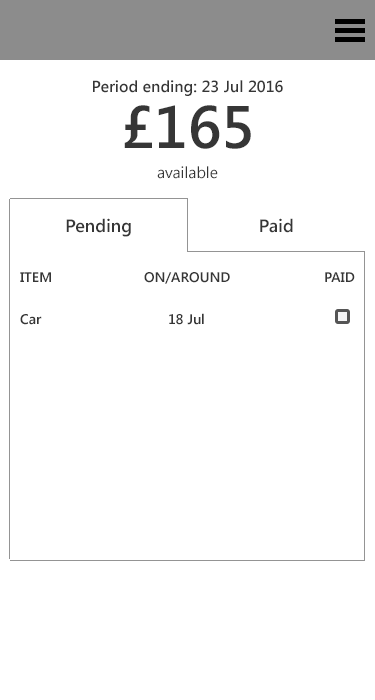
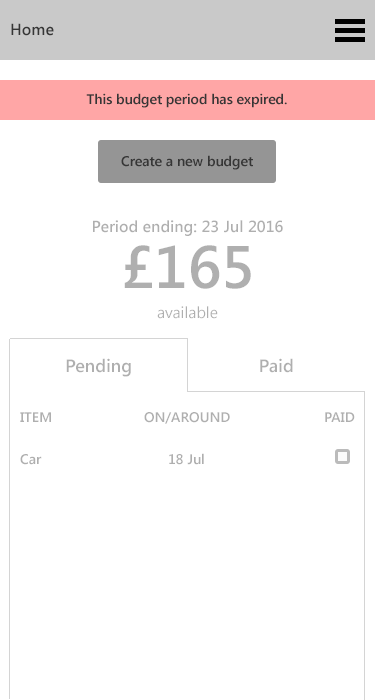
Layers edited between the first and the second w=375, h=700 image:
added group "home-existing-expired" with 23 layers above "home-existing-current" over left=0, top=23, right=375, bottom=700
added group "expired message" with 4 layers in group "home-existing-expired" over left=0, top=80, right=375, bottom=183
added layer "Rounded Rectangle 2" in group "expired message" over left=98, top=140, right=276, bottom=183
added layer "Rectangle 2" in group "expired message" over left=0, top=80, right=375, bottom=120
added group "outgoings" (1st of 2, in "home-existing-expired") (40%) with 14 layers in group "home-existing-expired" over left=9, top=338, right=365, bottom=700
added group "pending" (1st of 2, in "home-existing-expired" › "outgoings") with 5 layers in group "outgoings" over left=20, top=358, right=350, bottom=465
added group "item" (1st of 2, in "home-existing-expired" › "outgoings" › "pending") with 3 layers in group "pending" over left=20, top=449, right=350, bottom=465
added group "boxes" (1st of 2, in "home-existing-expired" › "outgoings") with 1 layers in group "outgoings" over left=9, top=338, right=365, bottom=700
added layer "outline" (1st of 2, in "home-existing-expired" › "outgoings" › "boxes") in group "boxes" over left=9, top=338, right=365, bottom=700
added group "banner" (1st of 2, in "home-existing-expired") (40%) with 1 layers in group "home-existing-expired" over left=93, top=220, right=283, bottom=319
added layer "Period ending: 23 Jul 2016 £165 available" (1st of 2, in "home-existing-expired" › "banner") in group "banner" over left=93, top=220, right=283, bottom=319
renamed "home" to "home-existing-current", hid the group it (18 layers) over left=9, top=23, right=365, bottom=561
painted on "header" over left=0, top=0, right=375, bottom=60
…and 14 more changes (13 added, 1 renamed, 1 visibility)
